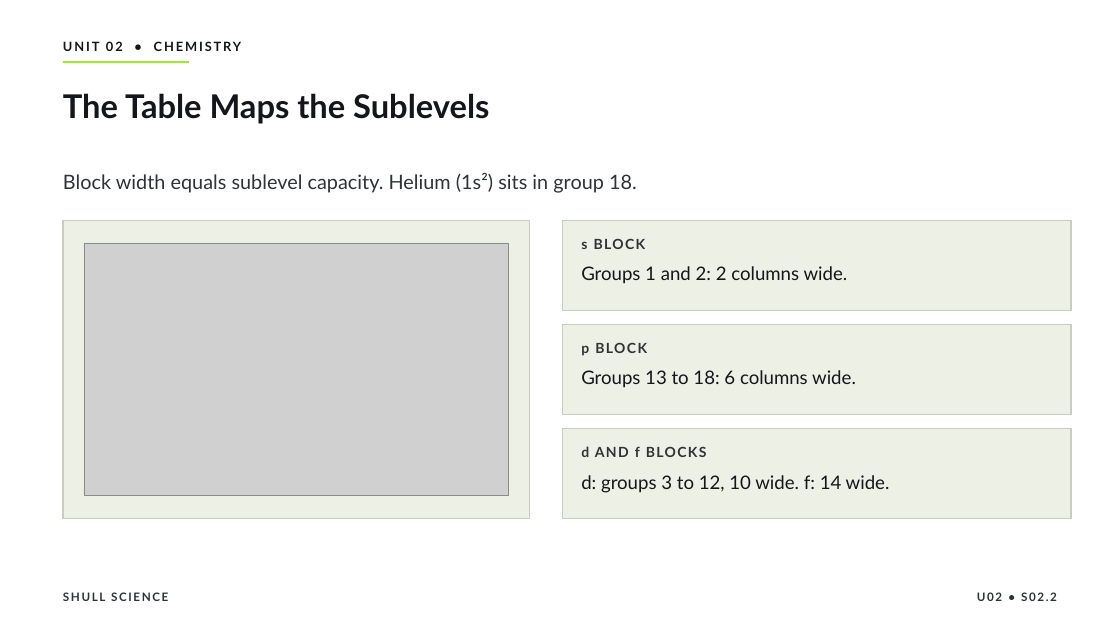
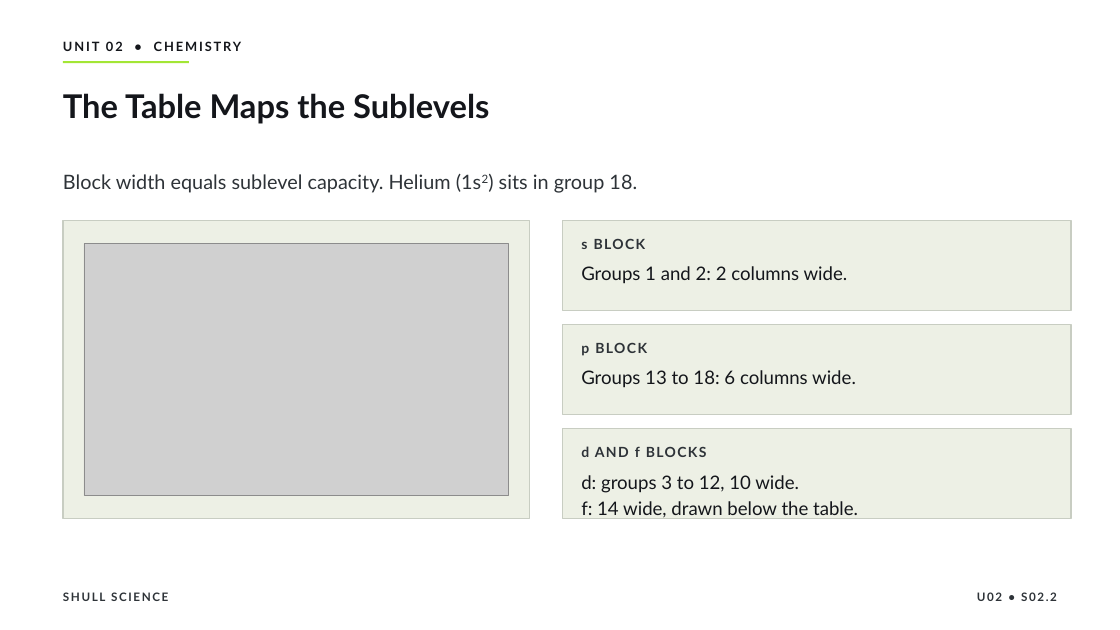
Before and after one commit to Hayabusa015/WorkWork, a slide deck: slide 18 of deliverables/chem-u02/SHULL_CHEM_Slides_U02_S02.2.pptx (slide 17 before the commit). Drawn at 1120x630 pixels with LibreOffice and Linux fonts; fonts in the diff are those of the drawing; grey boxes stand for pictures. Boxes give left, top, right and bottom in pixels: in the first picture for what was removed or moved away, otherwise in the second. Text is boxed around its words. In the diff, an @@ line names an element or a change of style, - is before the commit and + after.

```diff
--- a/deliverables/chem-u02/SHULL_CHEM_Slides_U02_S02.2.pptx
+++ b/deliverables/chem-u02/SHULL_CHEM_Slides_U02_S02.2.pptx
@@ text at [63, 174, 637, 193]: text changed @@
-Block width equals sublevel capacity. Helium (1s²) sits in group 18.
+Block width equals sublevel capacity. Helium (1s2) sits in group 18.
@@ text at [581, 475, 858, 518]: text changed @@
-d: groups 3 to 12, 10 wide. f: 14 wide.
+d: groups 3 to 12, 10 wide.
+f: 14 wide, drawn below the table.
```
Also in this commit, not shown: 8 other slides changed, 1 slide added, 12 other files.
